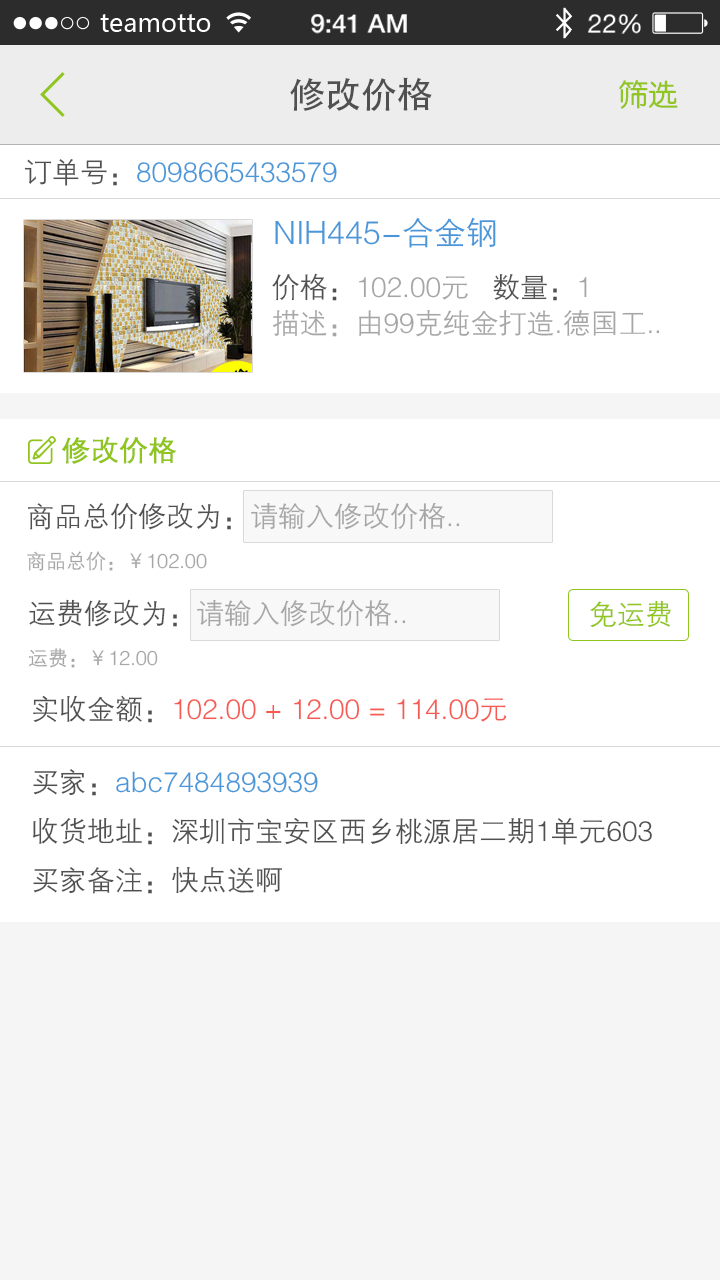
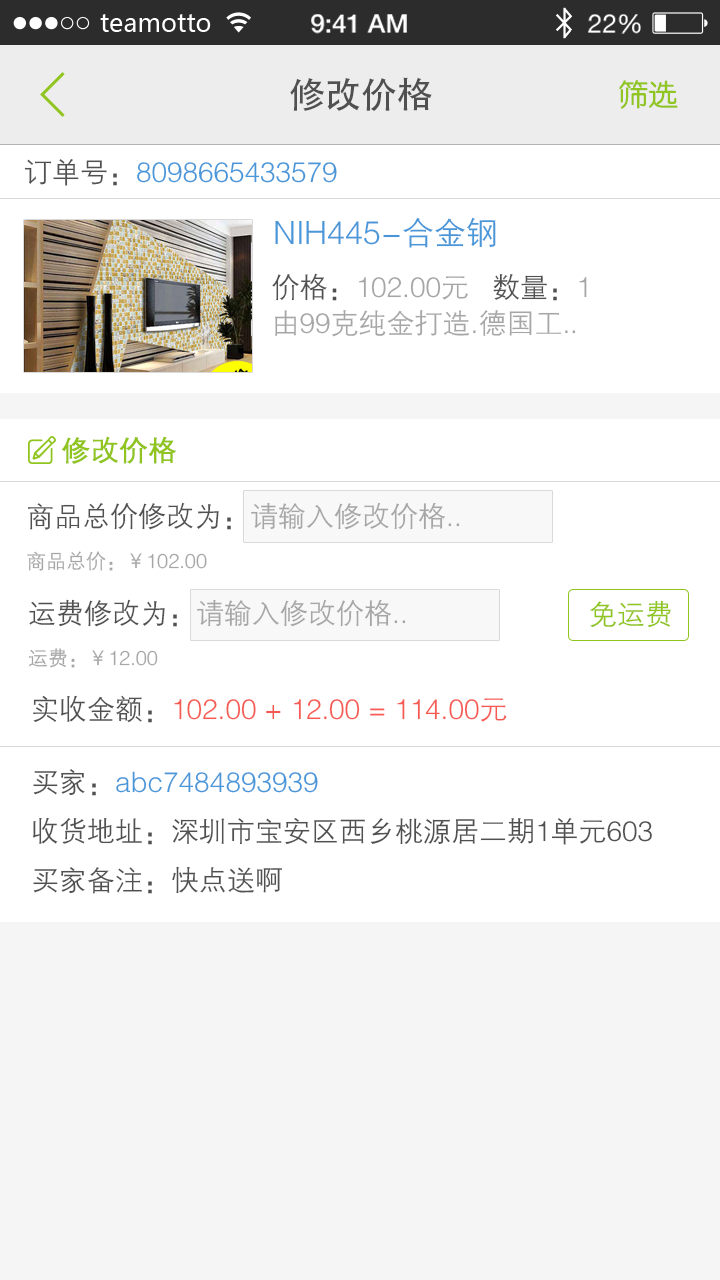
Two versions of the same layered image (w=720, h=1280). Layer-by-layer changes:
renamed "价格：102.00元 数量：1 描述：由99克纯金打造.德国工.." to "价格：102.00元 数量：1 由99克纯金打造.德国工..", painted on it over left=272, top=310, right=660, bottom=337
